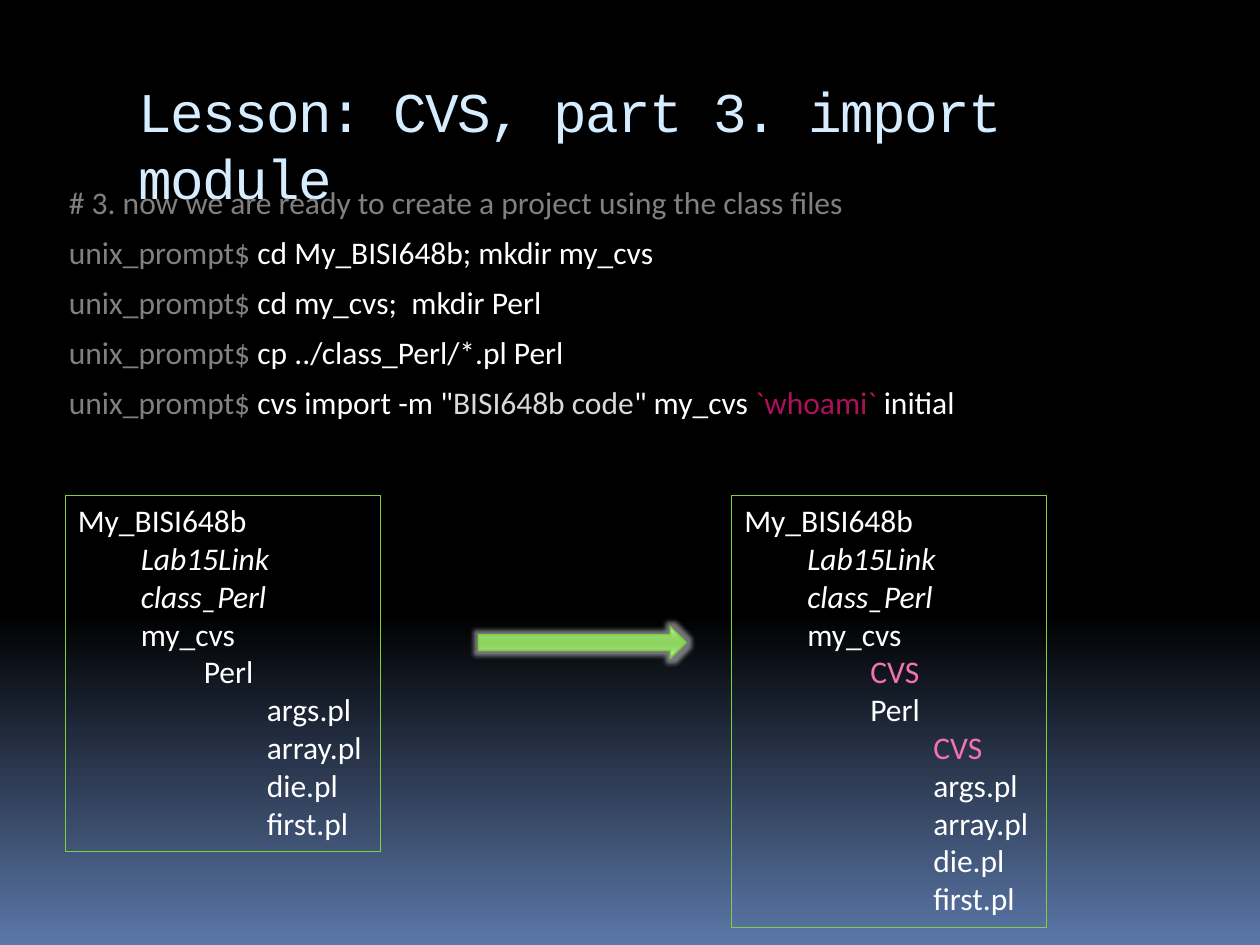
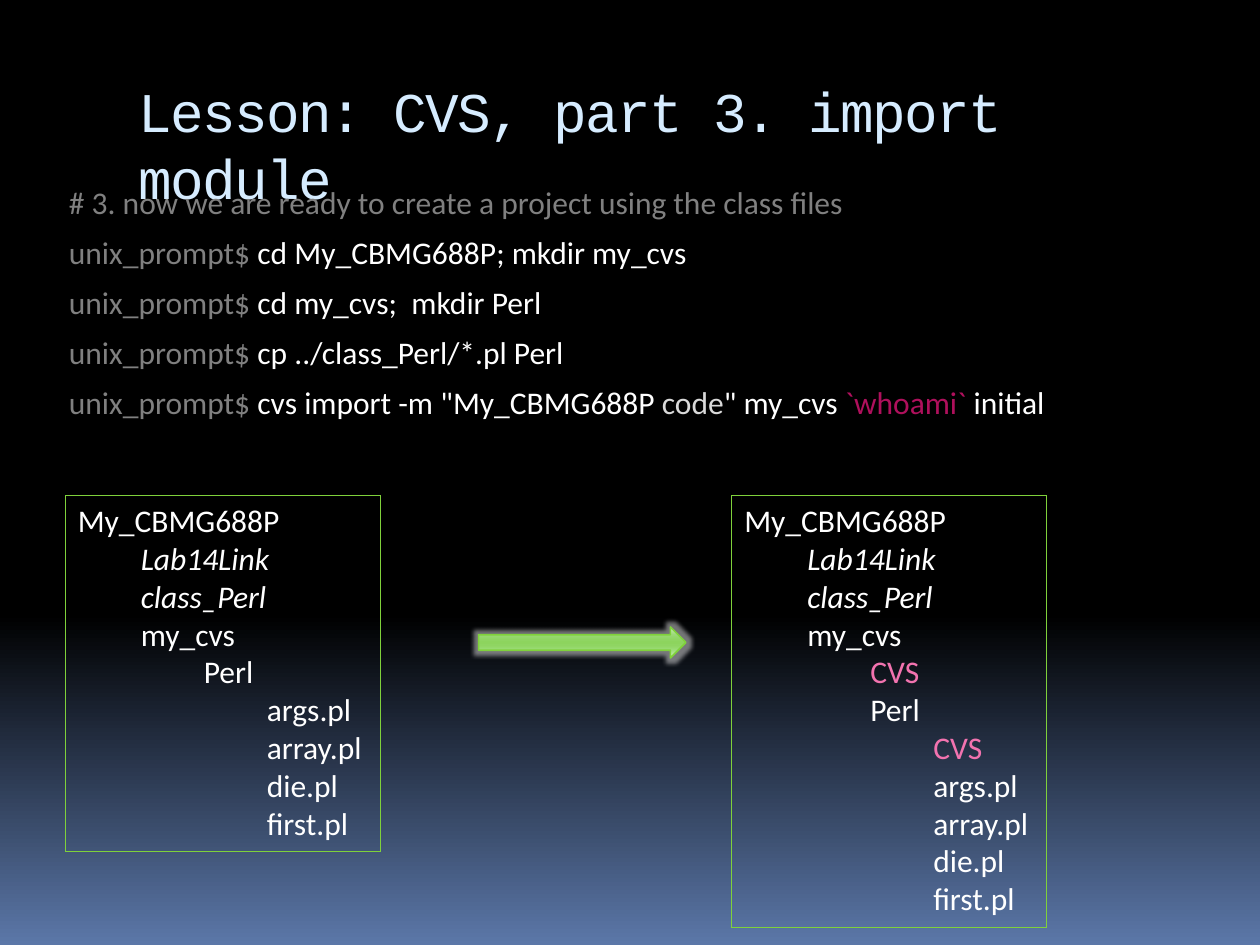
Before and after one commit to arlin/arlin.github.com, a slide deck: slide 20 of CBMG688P_Lab14/best_practices_bisi648b.pptx (slide 19 before the commit). Drawn at 1260x945 pixels with LibreOffice and Linux fonts; fonts in the diff are those of the drawing. Boxes give left, top, right and bottom in pixels: in the first picture for what was removed or moved away, otherwise in the second. Text is boxed around its words. In the diff, an @@ line names an element or a change of style, - is before the commit and + after.

```diff
--- a/CBMG688P_Lab14/best_practices_bisi648b.pptx
+++ b/CBMG688P_Lab14/best_practices_bisi648b.pptx
@@ text at (x1=69, y1=242, x2=686, y2=269): text changed @@
-unix_prompt$ cd My_BISI648b; mkdir my_cvs
+unix_prompt$ cd My_CBMG688P; mkdir my_cvs
@@ text at (x1=69, y1=392, x2=1045, y2=419): text changed @@
-unix_prompt$ cvs import -m "BISI648b code" my_cvs `whoami` initial
+unix_prompt$ cvs import -m "My_CBMG688P code" my_cvs `whoami` initial
@@ text in rectangle at (x1=78, y1=510, x2=280, y2=571): text changed @@
-My_BISI648b
-  Lab15Link
+My_CBMG688P
+  Lab14Link
@@ text in rectangle at (x1=744, y1=510, x2=946, y2=571): text changed @@
-My_BISI648b
-  Lab15Link
+My_CBMG688P
+  Lab14Link
```
Also in this commit, not shown: 3 other slides changed, 1 slide added, 1 other file.
